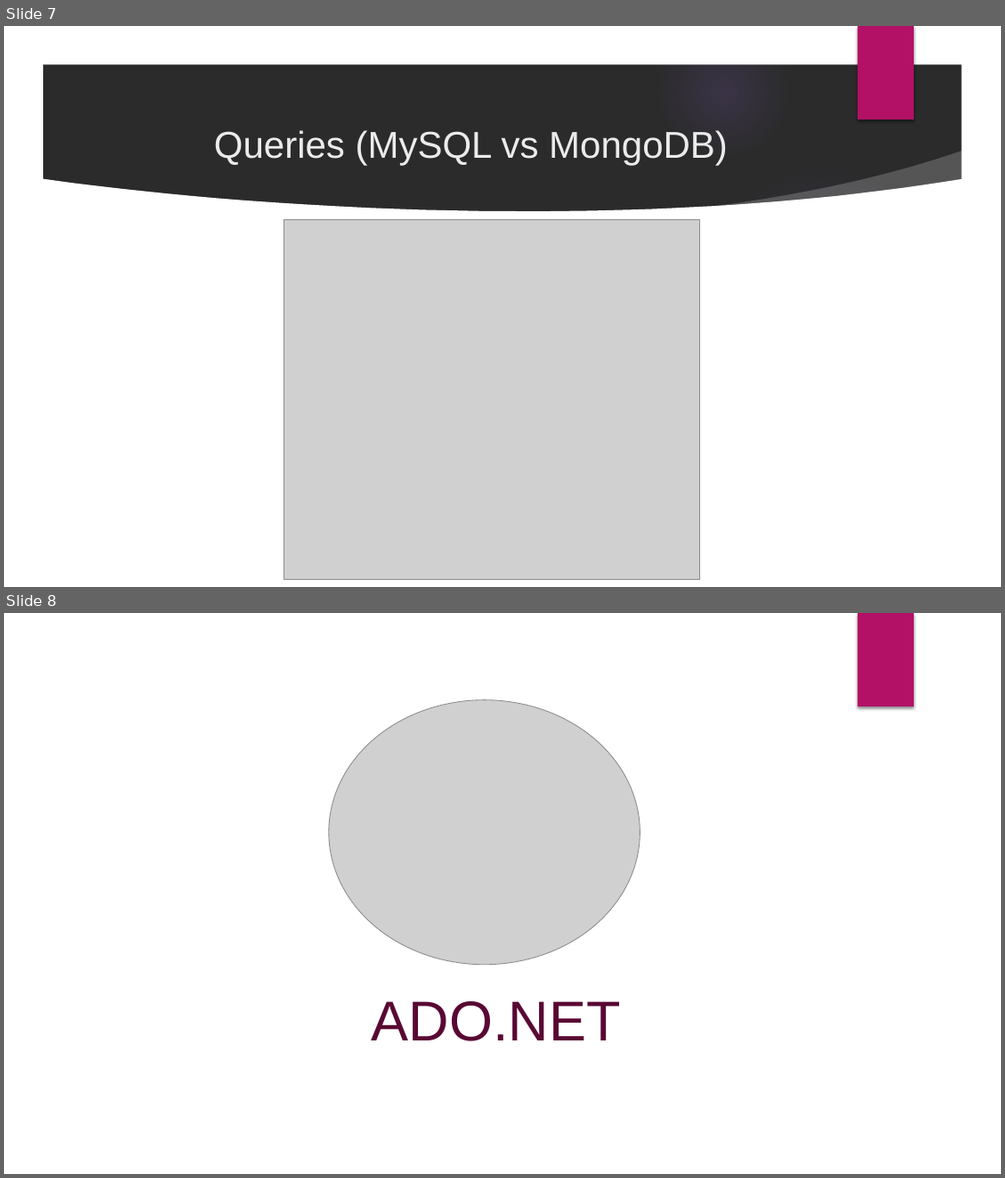
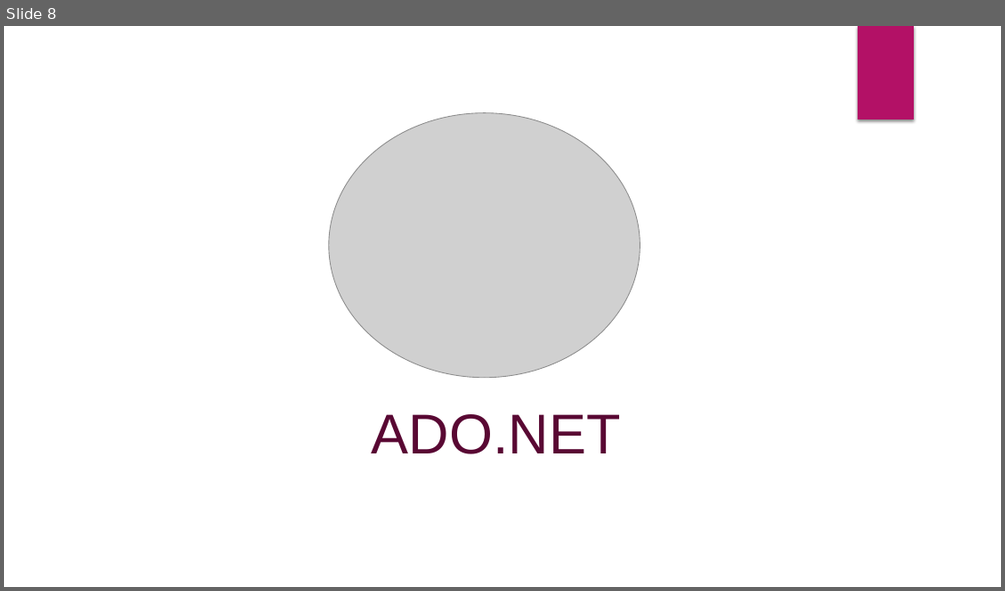
Before and after one commit to velizar92/TSK_Presentations, a slide deck: Databases_and_EntityFrameworkCore.pptx. Shown one above the other, each under a label of ours: slides 7 and 8 before the commit, slide 8 after it. The pictures are 1005x1178 and 1005x591 pixels, drawn with LibreOffice and Linux fonts; fonts in the diff are those of the drawing; grey boxes stand for pictures; background and template pictures are left out; a plain dark background stands for a picture behind light text. Boxes give left, top, right and bottom in pixels: in the first picture for what was removed or moved away, otherwise in the second. Text is boxed around its words. In the diff, an @@ line names an element or a change of style, - is before the commit and + after.

```diff
--- a/Databases_and_EntityFrameworkCore.pptx
+++ b/Databases_and_EntityFrameworkCore.pptx
@@ slide 7 removed at bbox=[4, 26, 1001, 587], background picture (left out); not listed: 1 template element that a slide beside it also shows @@
@@ group removed at bbox=[4, 26, 1001, 587]: 5 ellipses, 3 freeform shapes @@
@@ title removed at bbox=[214, 130, 728, 166] @@
-Queries (MySQL vs MongoDB)
@@ picture removed at bbox=[283, 220, 699, 580] @@
```
Also in this commit, not shown: 6 slides changed, 3 slides added.
